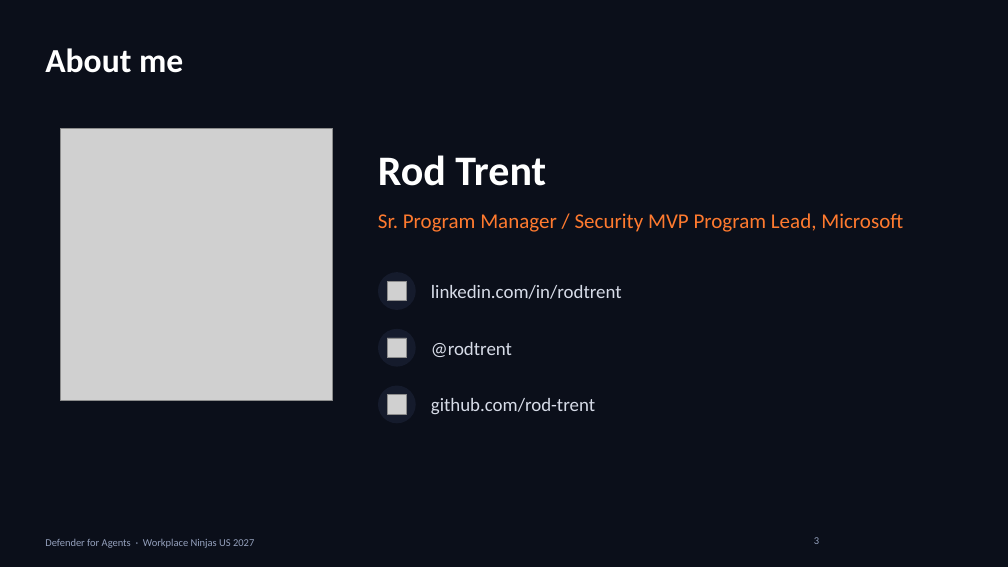
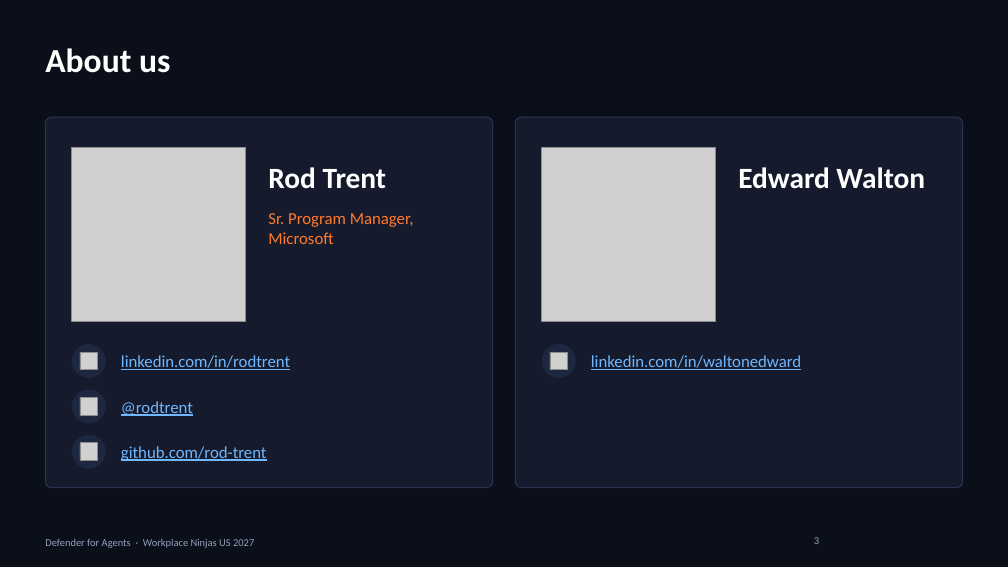
Before and after one commit to rod-trent/Conferences, a slide deck: slide 3 of WPNinjas2027/SlideDecks/Defender for Agents - WPNinjas US 2027.pptx. Drawn at 1008x567 pixels with LibreOffice and Linux fonts; fonts in the diff are those of the drawing; grey boxes stand for pictures; background and template pictures are left out. Boxes give left, top, right and bottom in pixels: in the first picture for what was removed or moved away, otherwise in the second. Text is boxed around its words. In the diff, an @@ line names an element or a change of style, - is before the commit and + after.

```diff
--- a/WPNinjas2027/SlideDecks/Defender for Agents - WPNinjas US 2027.pptx
+++ b/WPNinjas2027/SlideDecks/Defender for Agents - WPNinjas US 2027.pptx
@@ title at (x1=45, y1=48, x2=170, y2=73): text changed @@
-About me
+About us
@@ rounded rectangle added at (x1=45, y1=117, x2=493, y2=488), fill #151B2C, outline #2A3352 1 pt @@
@@ rounded rectangle added at (x1=516, y1=117, x2=963, y2=488), fill #151B2C, outline #2A3352 1 pt @@
@@ picture resized from (x1=60, y1=129, x2=333, y2=401) to (x1=72, y1=147, x2=246, y2=321) @@
@@ picture added at (x1=542, y1=147, x2=716, y2=321) @@
@@ text "Rod Trent" moved from (x1=378, y1=155, x2=546, y2=186) to (x1=268, y1=167, x2=387, y2=189) @@
@@ text "Rod Trent" at (x1=268, y1=167, x2=387, y2=189): size 40 to 28 pt @@
@@ text added at (x1=738, y1=167, x2=925, y2=189), 28 pt, text #FFFFFF, bold @@
+Edward Walton
@@ text at (x1=268, y1=213, x2=414, y2=244): text changed; size 20 to 16 pt @@
-Sr. Program Manager / Security MVP Program Lead, Microsoft
+Sr. Program Manager, Microsoft
@@ ellipse removed at (x1=378, y1=272, x2=416, y2=310) @@
@@ ellipse removed at (x1=378, y1=329, x2=416, y2=367) @@
@@ ellipse added at (x1=72, y1=344, x2=106, y2=378), fill #1E2740 @@
@@ picture moved from (x1=387, y1=281, x2=407, y2=301) to (x1=80, y1=352, x2=98, y2=370) @@
@@ text "linkedin.com/in/rodtrent" moved from (x1=431, y1=285, x2=622, y2=299) to (x1=121, y1=355, x2=290, y2=370) @@
@@ ellipse added at (x1=542, y1=344, x2=576, y2=378), fill #1E2740 @@
@@ picture added at (x1=550, y1=352, x2=567, y2=370) @@
@@ text added at (x1=591, y1=355, x2=801, y2=370), 16 pt, text #6FB7FF, underline @@
+linkedin.com/in/waltonedward
@@ ellipse added at (x1=72, y1=389, x2=106, y2=423), fill #1E2740 @@
@@ text "@rodtrent" moved from (x1=431, y1=342, x2=512, y2=357) to (x1=121, y1=401, x2=193, y2=416) @@
@@ ellipse removed at (x1=378, y1=386, x2=416, y2=423) @@
@@ picture moved from (x1=387, y1=338, x2=407, y2=358) to (x1=80, y1=398, x2=98, y2=415) @@
@@ ellipse added at (x1=72, y1=435, x2=106, y2=469), fill #1E2740 @@
@@ picture moved from (x1=387, y1=395, x2=407, y2=414) to (x1=80, y1=443, x2=98, y2=461) @@
@@ size 18 to 16 pt, text colour #D7DCE8 to #6FB7FF, underline on in 3 elements at (x1=121, y1=355, x2=290, y2=370), (x1=121, y1=401, x2=193, y2=416), (x1=121, y1=446, x2=267, y2=461) @@
@@ text "github.com/rod-trent" moved from (x1=431, y1=398, x2=595, y2=414) to (x1=121, y1=446, x2=267, y2=461) @@
```
Also in this commit, not shown: 2 other slides changed, 6 other files.
